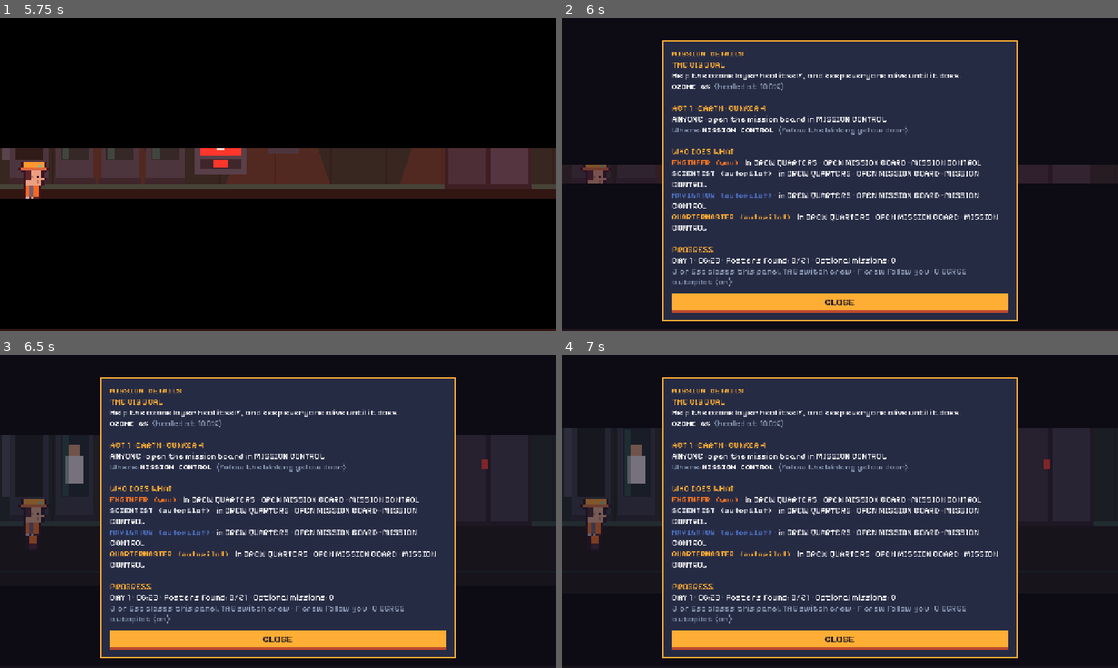
Above: before the commit, frames 1-4 (two rows, left to right).
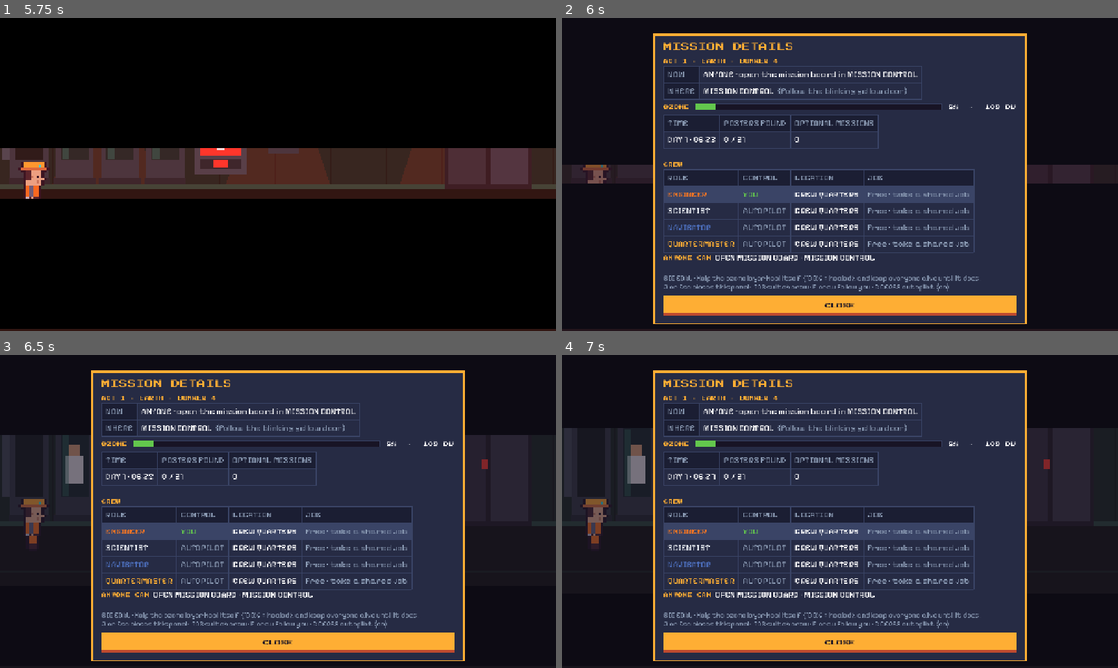
Above: after the commit, the same moments.

Repository: wamos0922/ProjectDawn
Game: Godot game, scene res://game/dawn/dawn.tscn
The game is run twice, just before and just after one commit, with the same random seed, the same clock (stepped at 60 frames per second) and the same inputs. This scene is started directly instead of the project's main scene.
Inputs (mouse positions are in pixels of both pictures, inside the frame that each line leads up to):
- Up to frame 1 (5.75 s): click "SKIP INTRO" at 0.5 s; click "> ANYONE · open the mission b…" at 1.25 s; click (472, 30) at 2.02 s; click (494, 30) at 2.77 s; click (517, 30) at 3.52 s; click (539, 30) at 4.27 s; click "CLICK OR PRESS ANY KEY TO WAK…" at 5 s
- Up to frame 2 (6 s): tap Enter at 5.75 s; move the mouse to (962, 158) at 5.77 s; hold D (p1_right) from 5.78 s (still down); tap J at 5.85 s; click (962, 158) at 5.92 s
- Up to frame 3 (6.5 s): keep holding D (p1_right); tap Space at 6.02 s
- Up to frame 4 (7 s): release D (p1_right) at 6.5 s; drag from (728, 527) to (812, 574) at 6.52 s

Frame 1 is identical in both runs. In frame 2, 21% of the frame differs, in the area x 16-84%, y 4-98%; in frame 3, 21%; in frame 4, 21%.

Commit message:
Solve Mission Panel (j) (#17)
* fixing live clock

* improvise journal table

Diff:
--- a/game/dawn/dawn.gd
+++ b/game/dawn/dawn.gd
@@ -58,6 +58,7 @@
 var _hz := {}                   ## role -> {uv, cold, bat}
 var _push_t := 0.0
 var _clock_seen := {"v": 0.0, "at": 0}
+var _panel_clock_t := 0.0
 var _dark: Sprite2D
 var _shown_world := "earth"     ## world/scene this screen is showing (to spot changes in S)
 var _shown_scene := "game"
@@ -257,6 +258,10 @@
 				_apply_state.rpc(S)
 	crew_ctl.tick(delta)
 	_refresh_hud()
+	_panel_clock_t -= delta
+	if _panel_clock_t <= 0.0:
+		_panel_clock_t = 0.1
+		_refresh_panel_clock()
 	var me = camera.target
 	if is_instance_valid(me):
 		var here := WD.room_at(me.position)
@@ -569,6 +574,29 @@
 		t += minf(2.0, (Time.get_ticks_msec() - _clock_seen["at"]) / 1000.0) * GAME_MINUTES_PER_SECOND
 	return t
 
+## While the Mission Details panel (J) is open, keep its clock in step with the top HUD.
+## The panel text is built once; this only swaps the "DAY n · hh:mm" part, using the same
+## WD.clock_text(game_minutes()) as the HUD. Does nothing if another panel (or none) is open.
+func _refresh_panel_clock() -> void:
+	if not ui.panel_open() or not is_instance_valid(ui._panel):
+		return
+	var texts: Array = []
+	var is_mission := false
+	for n in ui._panel.find_children("*", "", true, false):
+		if n is Label and n.text == "MISSION DETAILS":
+			is_mission = true
+		elif n is RichTextLabel:
+			texts.append(n)
+			if n.text.contains("MISSION DETAILS"):
+				is_mission = true
+	if not is_mission:
+		return
+	var re := RegEx.create_from_string("DAY \\d+ · \\d\\d:\\d\\d")
+	var now := WD.clock_text(game_minutes())
+	for rt in texts:
+		var fresh: String = re.sub(rt.text, now)
+		if fresh != rt.text:
+			rt.text = fresh
 
 func act_number() -> int:
 	if S["world"] == "earth":
@@ -608,33 +636,114 @@
 			ui.hint.text = "[%s] %s%s" % [key, a["label"], who]
 
 
+# ---------------------------------------------------------------- mission details panel (J)
+## Tables: NOW/WHERE, ozone bar, time/posters/optional, one row per crew member, shared jobs.
+## Built once when J is pressed (a snapshot). The clock is kept running by _refresh_panel_clock().
+
+const MP_AMBER := "#feae34"
+const MP_GREY := "#8b9bb4"
+const MP_GREEN := "#63c74d"
+const MP_HEAD := "#1b1e33"        ## table header cell background
+const MP_ROW := "#262b44"         ## table body cell background
+const MP_YOU := "#3a4466"         ## the row of the crew member you control
+const MP_LINE := "#3a4466"        ## table cell border
+
 func open_mission_panel() -> void:
 	if ui.panel_open():
 		ui.close_panel()
 		return
-	var box: VBoxContainer = ui.panel(Color("#262b44"), WD.PAL["amber"], 820, 50)
+	var work: Array = story.work_list() if story and story.has_method("work_list") else []
+	var box: VBoxContainer = ui.panel(Color("#262b44"), WD.PAL["amber"], 860, 36)
+	box.add_theme_constant_override("separation", 10)
+	ui.title(box, "MISSION DETAILS", Color(MP_AMBER), 20)
+	ui.rich(box, _mission_top_bb(), 16)
+	# ozone row: label + bar + number
+	var orow: HBoxContainer = ui.row(box)
+	var o_name: Label = ui.title(orow, "OZONE", Color(MP_AMBER), 12)
+	o_name.autowrap_mode = TextServer.AUTOWRAP_OFF
+	var bar := ProgressBar.new()
+	bar.max_value = 100.0
+	bar.value = S["ozone"]
+	bar.show_percentage = false
+	bar.custom_minimum_size = Vector2(0, 16)
+	bar.size_flags_horizontal = Control.SIZE_EXPAND_FILL
+	bar.size_flags_vertical = Control.SIZE_SHRINK_CENTER
+	orow.add_child(bar)
+	var o_val: Label = ui.title(orow, "%d%%  ·  %d DU" % [S["ozone"], Designers.du(S["ozone"])], Color.WHITE, 12)
+	o_val.autowrap_mode = TextServer.AUTOWRAP_OFF
+	ui.rich(box, _mission_bottom_bb(work), 16)
+	ui.button(box, "CLOSE", ui.close_panel)
+
+
+## Table header cell.
+func _mp_th(text: String) -> String:
+	return "[cell bg=%s border=%s padding=8,5,8,5][color=%s]%s[/color][/cell]" % [MP_HEAD, MP_LINE, MP_GREY, text]
+
+
+## Table body cell. Same font as the header so every cell in a row lines up.
+func _mp_td(text: String, bg := MP_ROW) -> String:
+	return "[cell bg=%s border=%s padding=8,5,8,5]%s[/cell]" % [bg, MP_LINE, text]
+
+
+## Top block: which act and place, what to do now, and where.
+func _mission_top_bb() -> String:
 	var ob := objective()
-	var w: String = S["world"]
-	var place_name: String = {"earth": "EARTH · BUNKER 4", "moon": "MOON · SHACKLETON OUTPOST", "mars": "MARS · JEZERO BASE"}[w]
-	var bb := "[b][color=#feae34]MISSION DETAILS[/color][/b]\n"
-	bb += "[color=#feae34]THE BIG GOAL[/color]\nHelp the ozone layer heal itself, and keep everyone alive until it does.\n"
-	bb += "[b]OZONE %d%%[/b]  [color=#8b9bb4](healed at 100%%)[/color]\n\n" % S["ozone"]
-	bb += "[color=#feae34]ACT %d · %s[/color]\n%s\n" % [act_number(), place_name, ob["text"]]
+	var place_name: String = {"earth": "EARTH · BUNKER 4", "moon": "MOON · SHACKLETON OUTPOST", "mars": "MARS · JEZERO BASE"}[S["world"]]
+	var bb := "[color=%s][b]ACT %d · %s[/b][/color]\n" % [MP_AMBER, act_number(), place_name]
+	bb += "[table=2]"
+	bb += _mp_th("NOW") + _mp_td("[color=#ffffff]%s[/color]" % ob["text"])
 	if ob.get("room", "") != "":
-		bb += "[color=#8b9bb4]Where:[/color] [b]%s[/b]  [color=#8b9bb4](follow the blinking yellow door)[/color]\n" % WD.room(ob["room"])["name"]
-	bb += "\n[color=#feae34]WHO DOES WHAT[/color]\n"
-	var work: Array = story.work_list() if story and story.has_method("work_list") else []
+		var rn := String(WD.room(ob["room"]).get("name", "")).replace("\n", " ")
+		bb += _mp_th("WHERE") + _mp_td("[color=#ffffff]%s[/color]  [color=%s](follow the blinking yellow door)[/color]" % [rn, MP_GREY])
+	bb += "[/table]"
+	return bb
+
+
+## Bottom block: progress numbers, one table row per crew member, shared jobs, big goal, keys.
+func _mission_bottom_bb(work: Array) -> String:
+	var bb := "[table=3]"
+	bb += _mp_th("TIME") + _mp_th("POSTERS FOUND") + _mp_th("OPTIONAL MISSIONS")
+	bb += _mp_td(WD.clock_text(game_minutes())) + _mp_td("%d / 21" % found.size()) + _mp_td("%d" % S["opt"].size())
+	bb += "[/table]\n"
+	bb += "\n[color=%s][b]CREW[/b][/color]\n" % MP_AMBER
+	bb += "[table=4]"
+	bb += _mp_th("ROLE") + _mp_th("CONTROL") + _mp_th("LOCATION") + _mp_th("JOB")
+	var shared := []
+	for j in work:
+		if j["role"] == "" and not shared.has(_mission_job_text(j)):
+			shared.append(_mission_job_text(j))
 	for r in ROLES:
 		var p = crew.get(r)
 		var here := WD.room_at(p.position) if is_instance_valid(p) else ""
-		var jobs := work.filter(func(j): return j["role"] == r or j["role"] == "")
-		var job_txt := "; ".join(jobs.map(func(j): return "%s · %s" % [j["what"], WD.room(j["room"]).get("name", "")])) if not jobs.is_empty() else "Nothing waiting. Help the others."
-		var tag := " (you)" if p == camera.target else ((" (autopilot)" if crew_ctl.autopilot else " (waiting)") if is_ai(r) else " (online player)")
-		bb += "[color=#%s][b]%s%s[/b][/color] · in %s · %s\n" % [RoleSprites.TAGS[r].to_html(false), RoleSprites.NAMES[r], tag, WD.room(here).get("name", "?"), job_txt]
-	bb += "\n[color=#feae34]PROGRESS[/color]\n%s · Posters found: %d/21 · Optional missions: %d\n" % [WD.clock_text(game_minutes()), found.size(), S["opt"].size()]
-	bb += "[color=#8b9bb4]J or Esc closes this panel. TAB switch crew · F crew follow you · C CERES autopilot (%s)[/color]" % ("on" if crew_ctl.autopilot else "off")
-	ui.rich(box, bb, 16)
-	ui.button(box, "CLOSE", ui.close_panel)
+		var where_txt := String(WD.room(here).get("name", "?")).replace("\n", " ")
+		var mine := work.filter(func(j): return j["role"] == r).map(_mission_job_text)
+		var job_txt := "\n".join(mine) if not mine.is_empty() else ("[color=%s]Free · take a shared job[/color]" % MP_GREY if not shared.is_empty() else "[color=%s]Nothing waiting[/color]" % MP_GREY)
+		var control := "[color=%s]AUTOPILOT[/color]" % MP_GREY
+		if p == camera.target:
+			control = "[color=%s]YOU[/color]" % MP_GREEN
+		elif not is_ai(r):
+			control = "[color=#2ce8f5]ONLINE PLAYER[/color]"
+		elif not crew_ctl.autopilot:
+			control = "[color=%s]WAITING[/color]" % MP_GREY
+		var bg := MP_YOU if p == camera.target else MP_ROW
+		var role_txt := "[color=#%s]%s[/color]" % [RoleSprites.TAGS[r].to_html(false), RoleSprites.NAMES[r]]
+		bb += _mp_td(role_txt, bg) + _mp_td(control, bg) + _mp_td(where_txt, bg) + _mp_td(job_txt, bg)
+	bb += "[/table]\n"
+	if not shared.is_empty():
+		bb += "[color=%s][b]ANYONE CAN[/b][/color]  %s\n" % [MP_AMBER, "   ·   ".join(shared)]
+	bb += "\n[font_size=16][color=%s]BIG GOAL · Help the ozone layer heal itself (100%% = healed), and keep everyone alive until it does.\n" % MP_GREY
+	bb += "J or Esc closes this panel · TAB switch crew · F crew follow you · C CERES autopilot (%s)[/color][/font_size]" % ("on" if crew_ctl.autopilot else "off")
+	return bb
+
+
+## "OPEN MISSION BOARD · MISSION CONTROL", with a green DONE for finished jobs.
+func _mission_job_text(j: Dictionary) -> String:
+	var what := String(j["what"])
+	var done := what.ends_with(" (done)")
+	what = what.trim_suffix(" (done)")
+	var rn := String(WD.room(j["room"]).get("name", "")).replace("\n", " ")
+	var s := what if rn == "" else "%s · %s" % [what, rn]
+	return s + ("  [color=%s][b]DONE[/b][/color]" % MP_GREEN if done else "")
 
 
 # ---------------------------------------------------------------- posters
